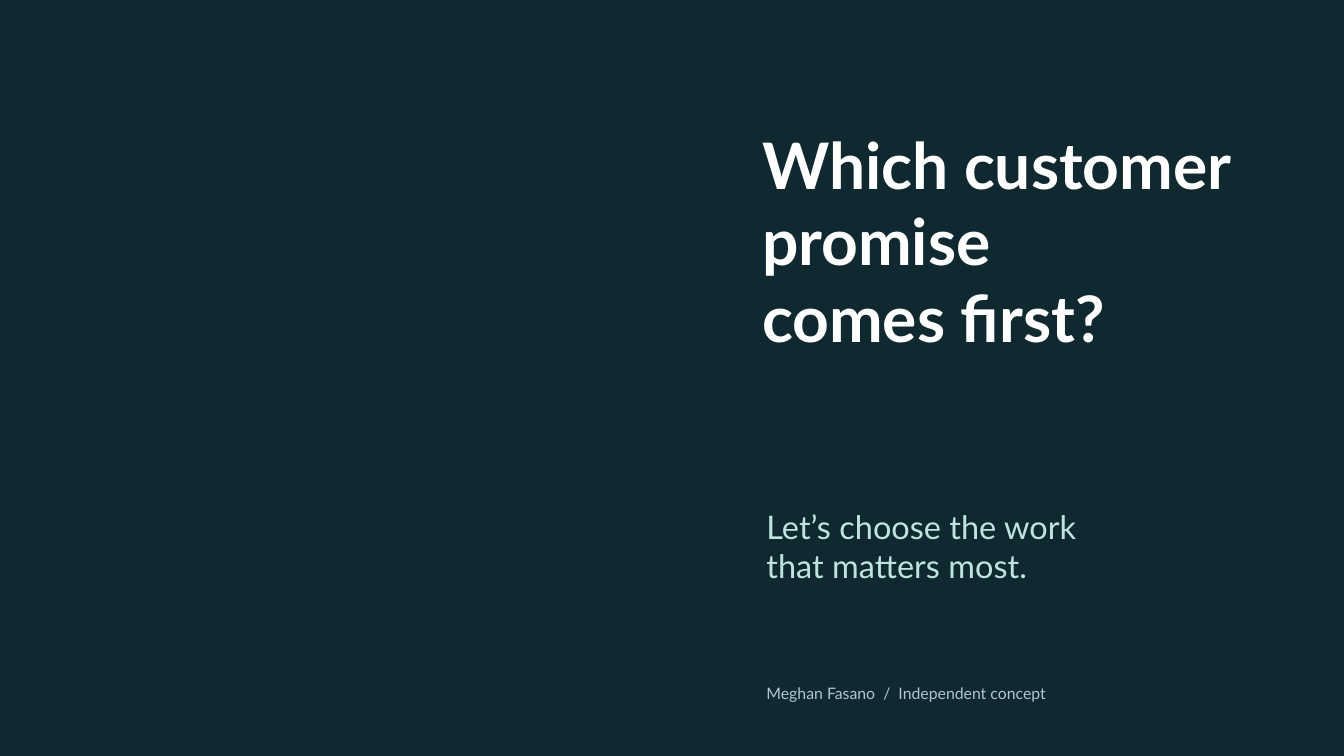
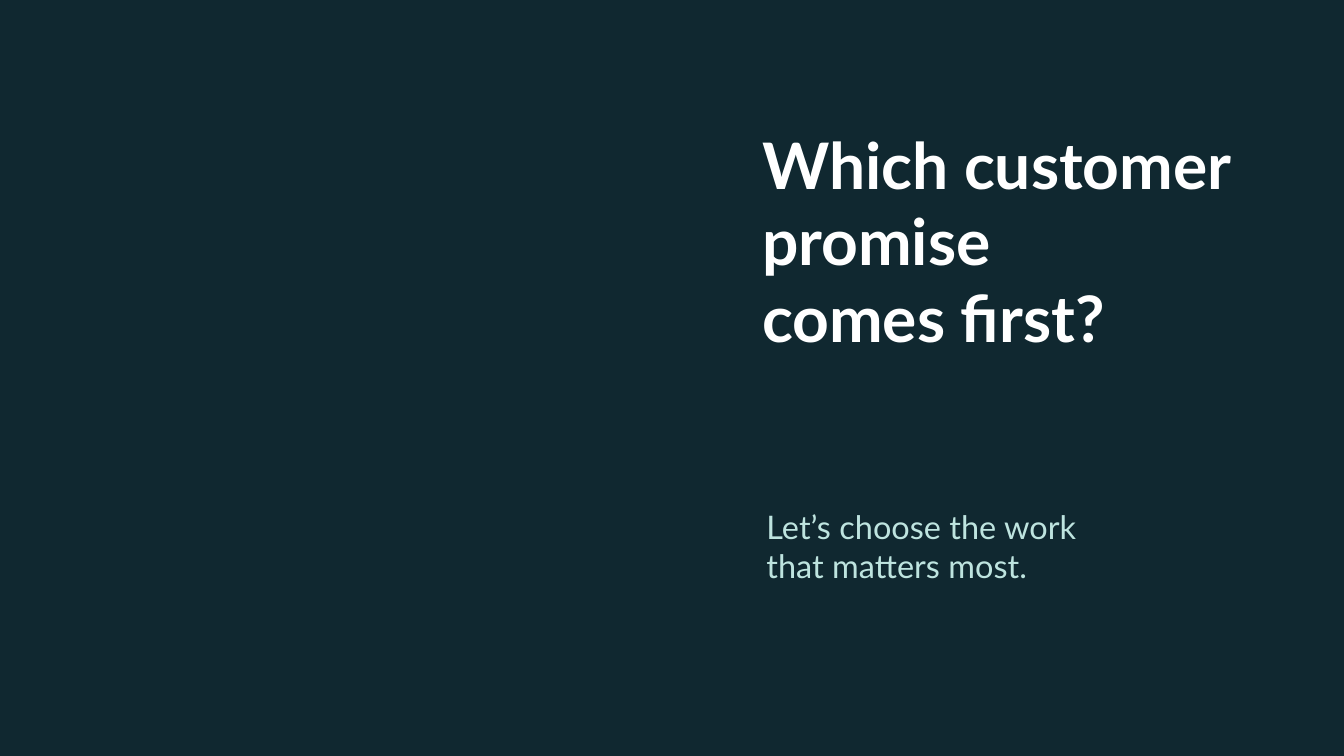
Before and after one commit to meobrien22/Meghan_Microsoft_Frontier_Portfolio, a slide deck: slide 13 of decks/frontier-customer/The-Promise-at-the-Other-End.pptx. Drawn at 1344x756 pixels with LibreOffice and Linux fonts; fonts in the diff are those of the drawing; background and template pictures are left out. Boxes give left, top, right and bottom in pixels: in the first picture for what was removed or moved away, otherwise in the second. Text is boxed around its words. In the diff, an @@ line names an element or a change of style, - is before the commit and + after.

```diff
--- a/decks/frontier-customer/The-Promise-at-the-Other-End.pptx
+++ b/decks/frontier-customer/The-Promise-at-the-Other-End.pptx
@@ text removed at [766,687,1045,702] @@
-Meghan Fasano / Independent concept
```
Also in this commit, not shown: 12 other slides changed, 1 slide removed, 27 other files.
